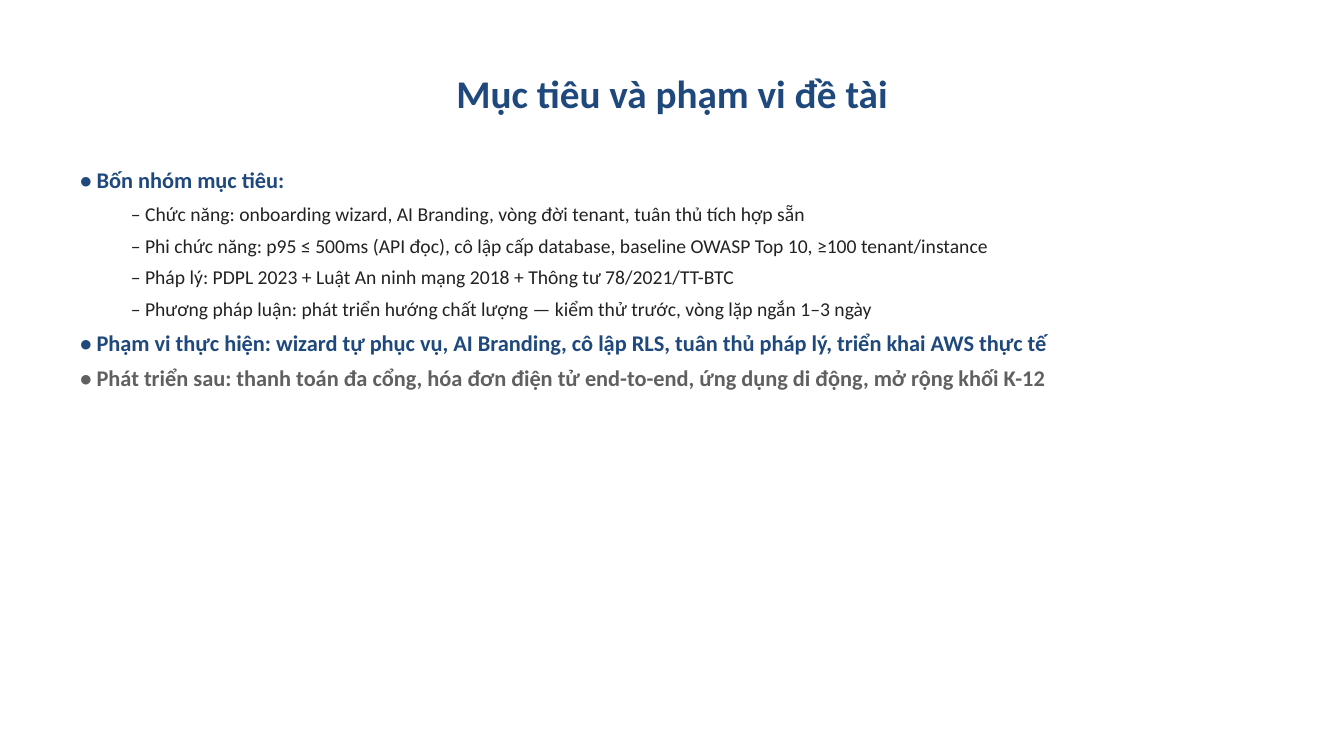
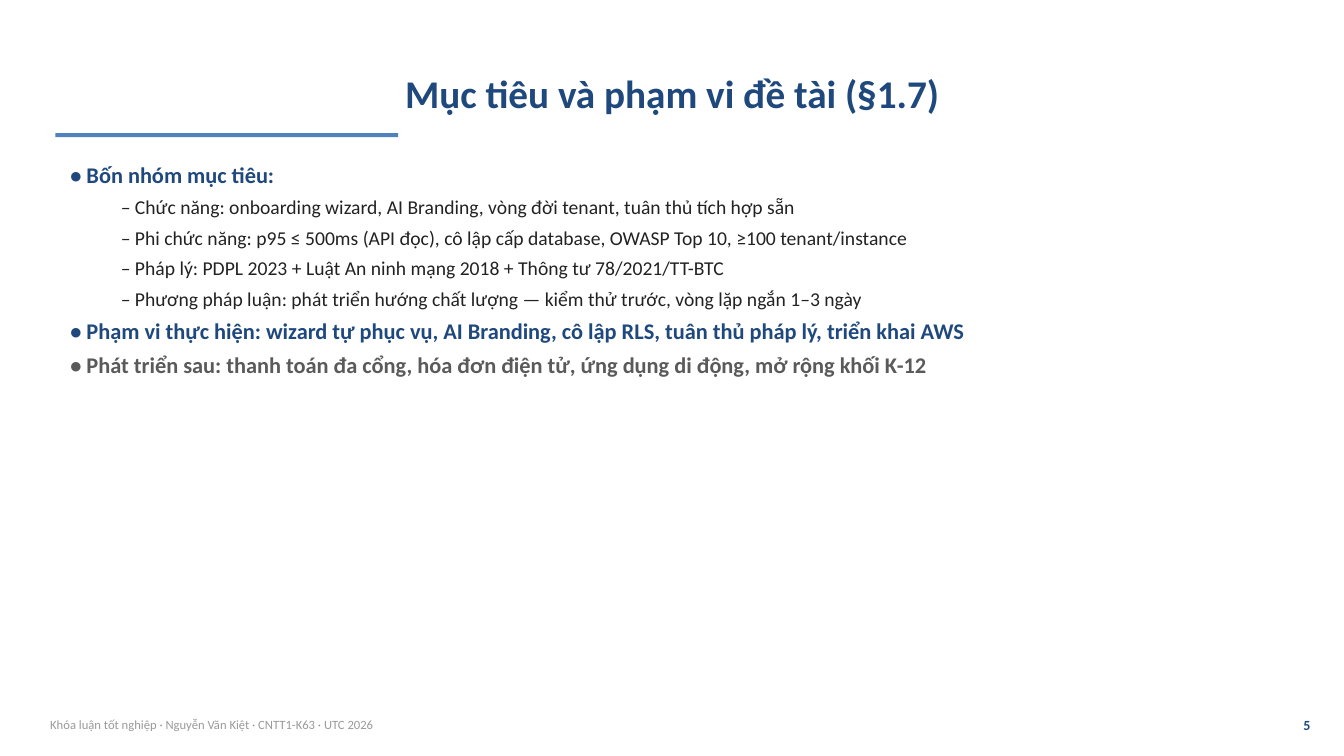
Before and after one commit to VictorAurelius/2026-Kite-Class-Platform, a slide deck: slide 5 of documents/08-thesis/defense/KiteHub-baove-khoaluan-20slide.pptx (slide 4 before the commit). Drawn at 1344x756 pixels with LibreOffice and Linux fonts; fonts in the diff are those of the drawing. Boxes give left, top, right and bottom in pixels: in the first picture for what was removed or moved away, otherwise in the second. Text is boxed around its words. In the diff, an @@ line names an element or a change of style, - is before the commit and + after.

```diff
--- a/documents/08-thesis/defense/KiteHub-baove-khoaluan-20slide.pptx
+++ b/documents/08-thesis/defense/KiteHub-baove-khoaluan-20slide.pptx
@@ title at [405, 78, 939, 115]: text changed @@
-Mục tiêu và phạm vi đề tài
+Mục tiêu và phạm vi đề tài (§1.7)
@@ rectangle added at [55, 133, 398, 137], fill #4F81BD @@
@@ text "• Bốn nhóm mục tiêu:": place and size @@
-text "• Bốn nhóm mục tiêu:" at [97, 171, 1047, 390]
+text "• Bốn nhóm mục tiêu:" at [86, 166, 964, 377]
@@ text at [86, 166, 861, 310]: less space between paragraphs @@
@@ text at [135, 230, 906, 249]: text changed @@
-  – Phi chức năng: p95 ≤ 500ms (API đọc), cô lập cấp database, baseline OWASP Top 10, ≥100 tenant/instance
+  – Phi chức năng: p95 ≤ 500ms (API đọc), cô lập cấp database, OWASP Top 10, ≥100 tenant/instance
@@ text at [86, 321, 964, 377]: text changed @@
-• Phạm vi thực hiện: wizard tự phục vụ, AI Branding, cô lập RLS, tuân thủ pháp lý, triển khai AWS thực tế
-• Phát triển sau: thanh toán đa cổng, hóa đơn điện tử end-to-end, ứng dụng di động, mở rộng khối K-12
+• Phạm vi thực hiện: wizard tự phục vụ, AI Branding, cô lập RLS, tuân thủ pháp lý, triển khai AWS
+• Phát triển sau: thanh toán đa cổng, hóa đơn điện tử, ứng dụng di động, mở rộng khối K-12
@@ text added at [50, 719, 374, 731], 9 pt, text #9A9A9A @@
+Khóa luận tốt nghiệp · Nguyễn Văn Kiệt · CNTT1-K63 · UTC 2026
@@ text added at [1303, 721, 1310, 730], 10 pt, text #1F497D, bold @@
+5
```
Also in this commit, not shown: 13 other slides changed, 12 slides added, 12 slides removed, 22 other files.
